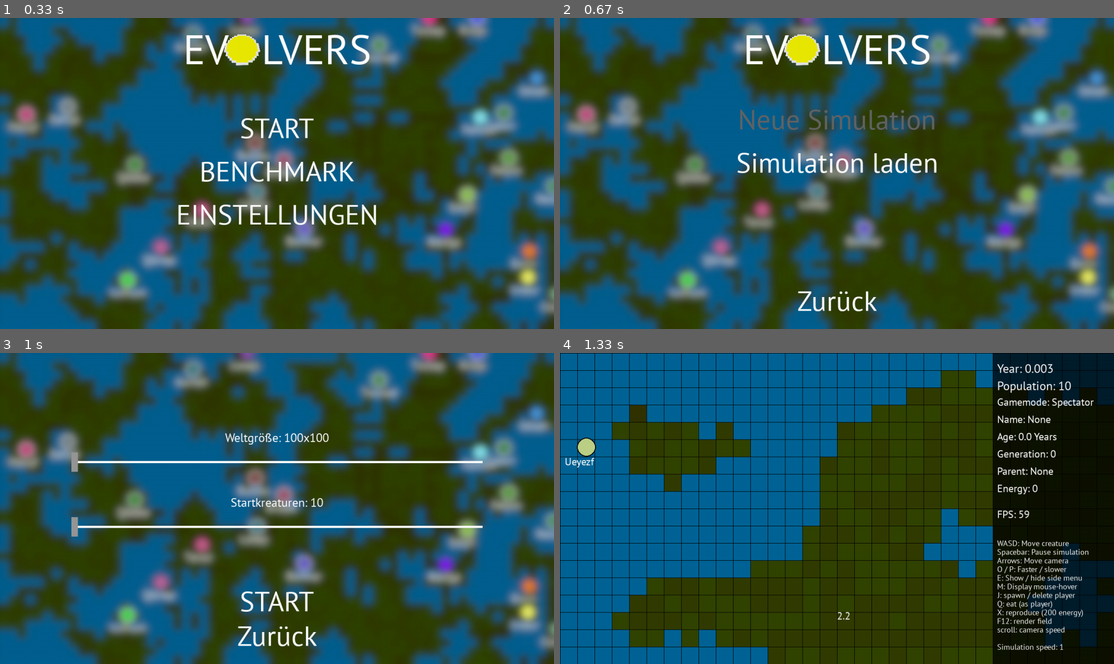
Above: before the commit, frames 1-4 (two rows, left to right).
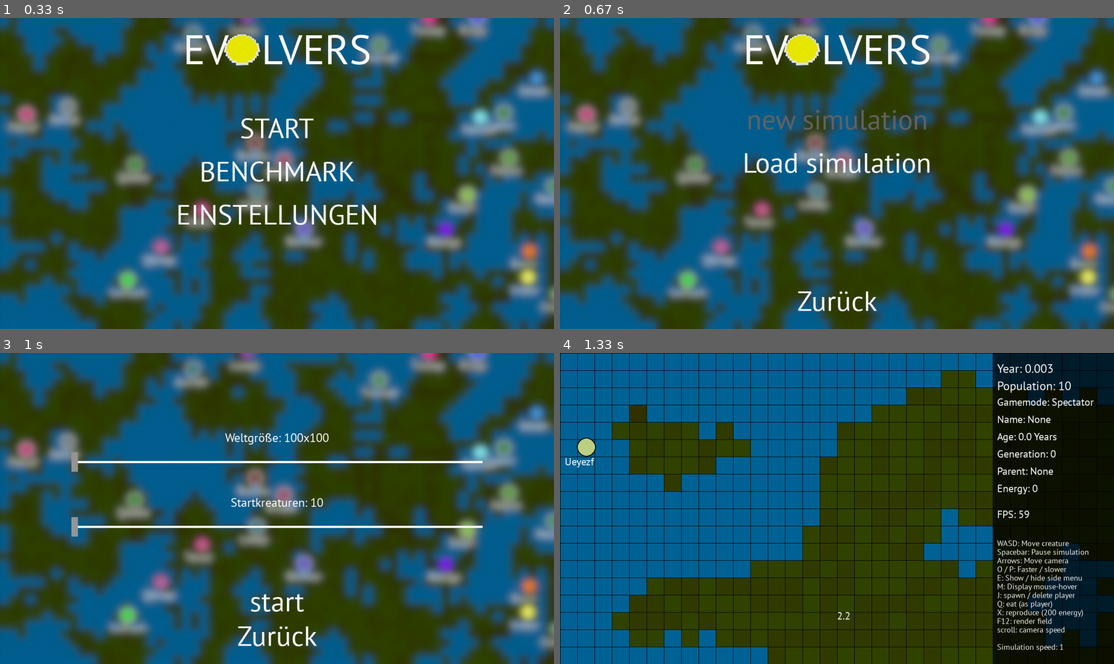
Above: after the commit, the same moments.

Repository: coding-lines/evolvers
Game: pygame game, started from evolversFiles/runGame_GUI.py
The game is run twice, just before and just after one commit, with the same random seed, the same clock (stepped at 60 frames per second) and the same inputs.
Inputs (mouse positions are in pixels of both pictures, inside the frame that each line leads up to):
- Up to frame 1 (0.33 s): no input
- Up to frame 2 (0.67 s): click "START" at 0.38 s
- Up to frame 3 (1 s): click (277, 455) at 0.72 s, where only the run after the commit has a clickable "new simulation"
- Up to frame 4 (1.33 s): click (837, 601) at 1.05 s, where only the run after the commit has a clickable "start"

Frame 1 is identical in both runs. In frame 2, 1.9% of the frame differs, in the area x 32-68%, y 29-50%; in frame 3, 0.4%; in frame 4, nothing differs.

Commit message:
New font rendering system added

Diff:
--- a/evolversFiles/runGame_GUI.py
+++ b/evolversFiles/runGame_GUI.py
@@ -34,6 +34,9 @@
 class game:
     class options:
         #Erstellen von Dateien, falls sie fehlen.
+
+
+
         if not os.path.isfile("settings.json"):
             with open("settings.json","w") as f:
                 f.write("{'viewDistance':32,'sizeAffect':False,'languagePack':'STD'}")
@@ -48,7 +51,7 @@
                 f.close()
         try:
             optionsFile = eval(readfile("settings.json"))
-            if not (str(type(optionsFile))  == "<class 'dict'>"):
+            if not (type(optionsFile) == type({"template":"dict"})):
                 raise EOFError("Settings File corrupted")
         except:
             raise EOFError("Settings File corrupted")
@@ -374,8 +377,8 @@
                 screen.blit(startText,((game.options.dimensions[0]//2)-(startText.get_rect().width//2),20))
                 screen.blit(game.storage.textureStorage["logoSmall"],(515,28))
                 screen.blit(backButton if not (mousePos[0] in range((game.options.dimensions[0]//2)-(backButton.get_rec …(208 unchanged characters)…
-                screen.blit(newGame if not (mousePos[0] in range((game.options.dimensions[0]//2)-(newGame.get_rect().width//2),(game.options.dimensions[0]//2)+(newGame.get_rect().width//2)) and mousePos[1] in range(200,270)) else newGame_HOVER,((game.options.dimensions[0]//2)-(newGame.get_rect().width//2),200))
-                screen.blit(loadGame if not (mousePos[0] in range((game.options.dimensions[0]//2)-(loadGame.get_rect().width//2),(game.options.dimensions[0]//2)+(loadGame.get_rect().width//2)) and mousePos[1] in range(290,360)) else loadGame_HOVER,((game.options.dimensions[0]//2)-(loadGame.get_rect().width//2),300))
+                screen.blit(game.storage.guiTexts["newGame"] if not (mousePos[0] in range((game.options.dimensions[0]//2)-(game.storage.guiTexts["newGame"].get_rect().width//2),(game.options.dimensions[0]//2)+(game.storage.guiTexts["newGame"].get_rect().width//2)) and mousePos[1] in range(200,270)) else game.storage.guiTexts["newGameHover"],((game.options.dimensions[0]//2)-(game.storage.guiTexts["newGame"].get_rect().width//2),200))
+                screen.blit(game.storage.guiTexts["loadGame"] if not (mousePos[0] in range((game.options.dimensions[0]//2)-(game.storage.guiTexts["loadGame"].get_rect().width//2),(game.options.dimensions[0]//2)+(game.storage.guiTexts["loadGame"].get_rect().width//2)) and mousePos[1] in range(290,360)) else game.storage.guiTexts["loadGameHover"],((game.options.dimensions[0]//2)-(game.storage.guiTexts["loadGame"].get_rect().width//2),300))
 
 
 
@@ -401,7 +404,7 @@
                 pygame.draw.rect(screen,const.WHITE,[165,400,950,5])
                 pygame.draw.rect(screen,[150,150,150],[165 + game.storage.entityCountSlider,380,15,45])
                 screen.blit(entitySliderText,((game.options.dimensions[0]//2)-(entitySliderText.get_rect().width//2),330))
-                screen.blit(startGame if not (mousePos[0] in range((game.options.dimensions[0]//2)-(startGame.get_rect().width//2),(game.options.dimensions[0]//2)+(startGame.get_rect().width//2)) and mousePos[1] in range(540,610)) else startGame_HOVER,((game.options.dimensions[0]//2)-(startGame.get_rect().width//2),540))
+                screen.blit(game.storage.guiTexts["startGame"] if not (mousePos[0] in range((game.options.dimensions[0]//2)-(game.storage.guiTexts["startGame"].get_rect().width//2),(game.options.dimensions[0]//2)+(game.storage.guiTexts["startGame"].get_rect().width//2)) and mousePos[1] in range(540,610)) else game.storage.guiTexts["startGameHover"],((game.options.dimensions[0]//2)-(game.storage.guiTexts["startGame"].get_rect().width//2),540))
 
 
             elif game.options.currentScreen == "loadGame":
@@ -412,7 +415,7 @@
                 worldNameToLoad = game.storage.fonts[48].render(game.storage.savedWorldsList[game.storage.worldNumber],True,const.WHITE)
                 screen.blit(worldNameToLoad,[(game.options.dimensions[0]//2)-(worldNameToLoad.get_rect().width//2) + 120,330])
                 screen.blit(game.storage.textureStorage["worldImage"],[100,180])
-                screen.blit(startGame if not (mousePos[0] in range((game.options.dimensions[0]//2)-(startGame.get_rect().width//2),(game.options.dimensions[0]//2)+(startGame.get_rect().width//2)) and mousePos[1] in range(540,610)) else startGame_HOVER,((game.options.dimensions[0]//2)-(startGame.get_rect().width//2),540))
+                screen.blit(game.storage.guiTexts["startGame"] if not (mousePos[0] in range((game.options.dimensions[0]//2)-(game.storage.guiTexts["startGame"].get_rect().width//2),(game.options.dimensions[0]//2)+(game.storage.guiTexts["startGame"].get_rect().width//2)) and mousePos[1] in range(540,610)) else game.storage.guiTexts["startGameHover"],((game.options.dimensions[0]//2)-(game.storage.guiTexts["startGame"].get_rect().width//2),540))
             if game.storage.toastDuration > 0:
                 game.storage.toastDuration -= 1
                 screen.blit(toast,[(game.options.dimensions[0]//2)-(toast.get_rect().width//2),600])
@@ -514,14 +517,28 @@
 s.fill((0,0,0))
 toast.fill((0,0,0))
 
-newGame = game.storage.fonts[64].render("Neue Simulation", True, const.WHITE)
-newGame_HOVER = game.storage.fonts[64].render("Neue Simulation", True, const.GREY)
-
-loadGame = game.storage.fonts[64].render("Simulation laden", True, const.WHITE)
-loadGame_HOVER = game.storage.fonts[64].render("Simulation laden", True, const.GREY)
-
-startGame = game.storage.fonts[64].render("START", True, const.WHITE)
-startGame_HOVER = game.storage.fonts[64].render("START", True, const.GREEN)
+
+#Render Template
+if not (os.path.isfile("render_template")):
+    raise EOFError("No render template found!")
+else:
+    try:
+        with open("render_template","r") as f:
+            render_template = eval(f.read())
+            f.close()
+        if type(render_template) != type([1,]):
+            raise EOFError("Render template incomplete")
+    except:
+        raise EOFError("Render template incomplete")
+
+
+for render_job in render_template: #Render every text in the render template
+    game.storage.guiTexts[render_job["name"]] = game.storage.fonts[render_job["font_size"]].render(render_job["text"],True,render_job["color"])
+    if render_job["createHover"]:
+        game.storage.guiTexts[render_job["name"]+"Hover"] = game.storage.fonts[render_job["font_size"]].render(render_job["text"],True,const.GREY)
+
+
+
 
 benchmarkRunning = game.storage.fonts[48].render("Benchmark läuft... Bitte warten...", True, const.WHITE)
 lowend = game.storage.fonts[48].render("Simuliere Szenario 1/3", True, const.WHITE)
@@ -685,9 +702,9 @@
                     elif game.options.currentScreen == "gamemodeSelect":
                         if (mousePos[0] in range((game.options.dimensions[0]//2)-(backButton.get_rect().width//2),(game.options.dimensions[0]//2)+(backButton.get_rect().width//2)) and mousePos[1] in range(620,690)):
                             game.options.currentScreen = "menu"
-                        if (mousePos[0] in range((game.options.dimensions[0]//2)-(newGame.get_rect().width//2),(game.options.dimensions[0]//2)+(newGame.get_rect().width//2)) and mousePos[1] in range(200,270)):
+                        if (mousePos[0] in range((game.options.dimensions[0]//2)-(game.storage.guiTexts["newGame"].get_rect().width//2),(game.options.dimensions[0]//2)+(game.storage.guiTexts["newGame"].get_rect().width//2)) and mousePos[1] in range(200,270)):
                             game.options.currentScreen = "newGame"
-                        if (mousePos[0] in range((game.options.dimensions[0]//2)-(loadGame.get_rect().width//2),(game.options.dimensions[0]//2)+(loadGame.get_rect().width//2)) and mousePos[1] in range(290,360)):
+                        if (mousePos[0] in range((game.options.dimensions[0]//2)-(game.storage.guiTexts["loadGame"].get_rect().width//2),(game.options.dimensions[0]//2)+(game.storage.guiTexts["loadGame"].get_rect().width//2)) and mousePos[1] in range(290,360)):
                             game.options.currentScreen = "loadGame" if game.storage.savedWorldsList != [""] else "gamemodeSelect"
                     elif game.options.currentScreen == "loadGame":
                         if (mousePos[0] in range((game.options.dimensions[0]//2)-(backButton.get_rect().width//2),(game.options.dimensions[0]//2)+(backButton.get_rect().width//2)) and mousePos[1] in range(620,690)):
@@ -696,7 +713,7 @@
                             game.storage.worldNumber -= 1 if game.storage.worldNumber > 0 else 0
                         if mousePos[0] in range(1196, 1260) and mousePos[1] in range(328, 392):
                             game.storage.worldNumber += 1 if game.storage.worldNumber+1 < len(game.storage.savedWorldsList) else 0
-                        if (mousePos[0] in range((game.options.dimensions[0]//2)-(startGame.get_rect().width//2),(game.options.dimensions[0]//2)+(startGame.get_rect().width//2)) and mousePos[1] in range(540,610)):
+                        if (mousePos[0] in range((game.options.dimensions[0]//2)-(game.storage.guiTexts["startGame"].get_rect().width//2),(game.options.dimensions[0]//2)+(game.storage.guiTexts["startGame"].get_rect().width//2)) and mousePos[1] in range(540,610)):
                             with open("save/"+game.storage.savedWorldsList[game.storage.worldNumber]+"_world.json","r") as f:
                                 game.storage.gameWorld = eval(f.read())
                                 f.close()
@@ -718,7 +735,7 @@
                     elif game.options.currentScreen == "newGame":
                         if (mousePos[0] in range((game.options.dimensions[0]//2)-(backButton.get_rect().width//2),(game.options.dimensions[0]//2)+(backButton.get_rect().width//2)) and mousePos[1] in range(620,690)):
                             game.options.currentScreen = "gamemodeSelect"
-                        if (mousePos[0] in range((game.options.dimensions[0]//2)-(startGame.get_rect().width//2),(game.options.dimensions[0]//2)+(startGame.get_rect().width//2)) and mousePos[1] in range(540,610)):
+                        if (mousePos[0] in range((game.options.dimensions[0]//2)-(game.storage.guiTexts["startGame"].get_rect().width//2),(game.options.dimensions[0]//2)+(game.storage.guiTexts["startGame"].get_rect().width//2)) and mousePos[1] in range(540,610)):
                             game.storage.gameEntities = creatureEngine.initCreatures(game.storage.entityCountSlider+10)
                             game.storage.worldSize = [game.storage.worldSizeSlider+100,game.storage.worldSizeSlider+100]
                             game.storage.gameWorld = creatureEngine.initWorld(game.storage.worldSizeSlider+100,game.storage.worldSizeSlider+100,game.storage.worldGeneration,game.storage.worldSmooth)
Not shown, added: evolversFiles/render_template
